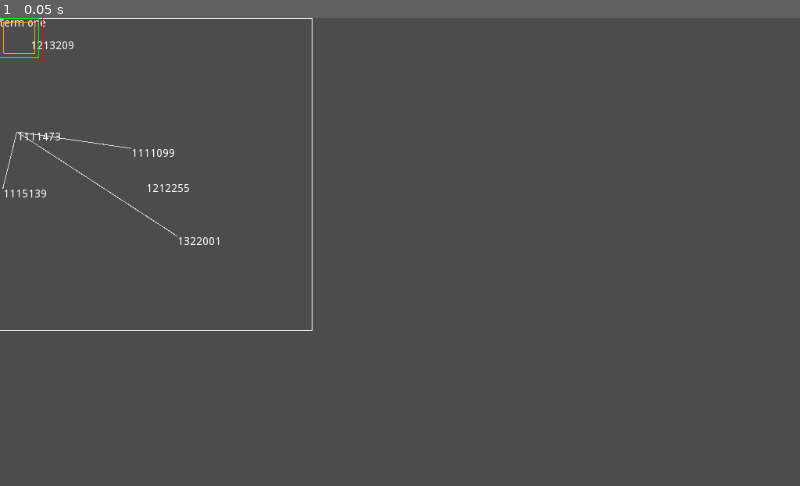
Above: before the commit, frame 1.
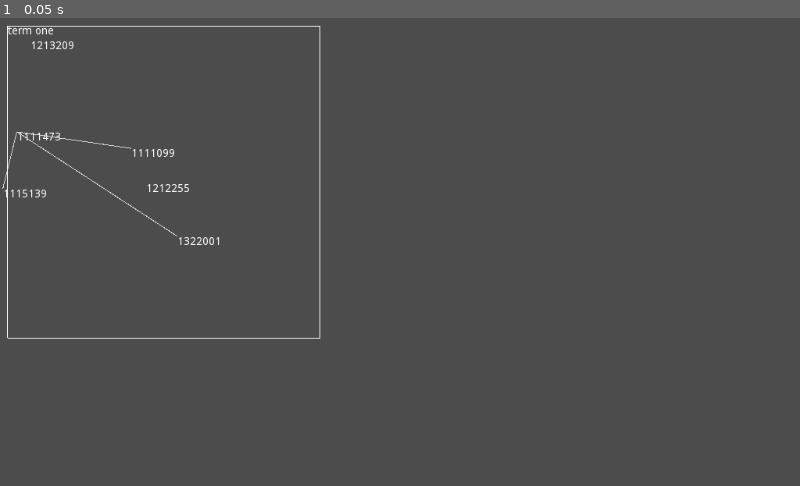
Above: after the commit, the same moment.

Repository: hpn33/Hand-Graph
Game: Godot game, scene res://scene/Main.tscn
Two runs of this game, one before a commit and one after it. Both use one fixed random seed, a clock stepped at 60 frames per second and the inputs below.
Inputs:
- Up to frame 1 (0.05 s): no input

The runs differ from the first frame. In frame 1, 0.9% of the frame differs, in the area x 0-41%, y 0-69%.

Commit message:
change space extends

Diff:
--- a/object/space/space.gd
+++ b/object/space/space.gd
@@ -1,15 +1,8 @@
 tool
-extends Node2D
+extends Box2D
 
 
-# Declare member variables here. Examples:
-# var a = 2
-# var b = "text"
-
 onready var title_label = $Title
-
-
-var size := Vector2(10, 10)
 
 
 func init(title: String, _size: Vector2):
@@ -25,4 +18,5 @@
 #	pass
 func _draw():
 
-	draw_rect(Rect2(Vector2(), size), Color.white, false)
+	if not can_debug:
+		draw_rect(Rect2(Vector2(), size), Color.white, false)
--- a/object/space/space.tscn
+++ b/object/space/space.tscn
@@ -1,10 +1,12 @@
-[gd_scene load_steps=3 format=2]
+[gd_scene load_steps=2 format=2]
 
 [ext_resource path="res://object/space/space.gd" type="Script" id=1]
-[ext_resource path="res://object/GUI2D/Box2D/Box2D.tscn" type="PackedScene" id=2]
 
 [node name="Space" type="Node2D"]
 script = ExtResource( 1 )
+size = Vector2( 50, 50 )
+margin = Vector2( 10, 10 )
+padding = Vector2( 10, 10 )
 
 [node name="Title" type="Label" parent="."]
 margin_right = 44.0
@@ -13,5 +15,3 @@
 __meta__ = {
 "_edit_use_anchors_": false
 }
-
-[node name="Box2D" parent="." instance=ExtResource( 2 )]
--- a/scene/Main.gd
+++ b/scene/Main.gd
@@ -87,5 +87,6 @@
 	spaces.append(space)
 
 	space.init(title, Vector2(400, 400))
+	space.position = Vector2.ONE * 10
 
 	return space
